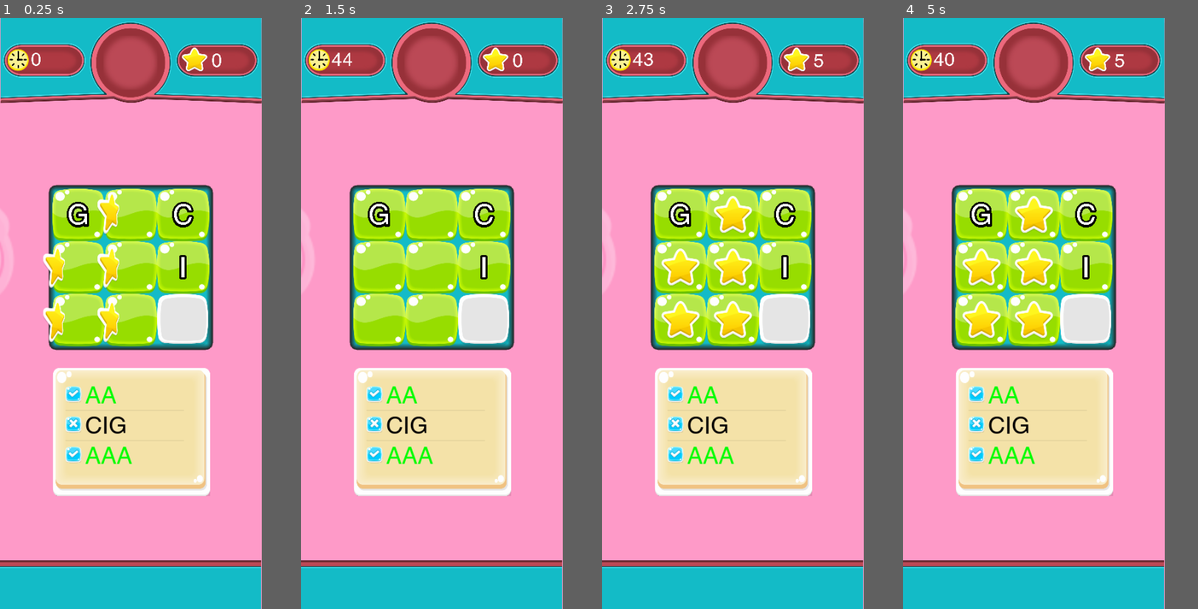
Above: before the commit, frames 1-4 (left to right).
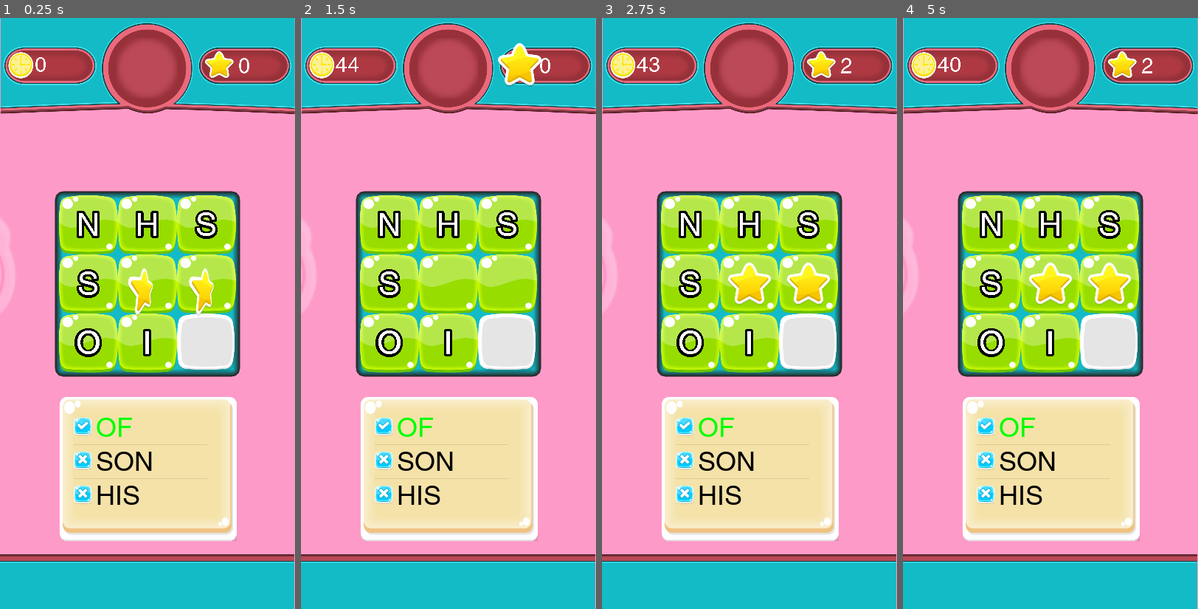
Above: after the commit, the same moments.

Repository: ahmetilgin/WordFinding
Game: Godot game, scene res://game.tscn
Two runs of this game, one before a commit and one after it. Both use one fixed random seed, a clock stepped at 60 frames per second and the inputs below. This scene is started directly instead of the project's main scene.
Inputs:
- Up to frame 1 (0.25 s): no input
- Up to frame 2 (1.5 s): no input
- Up to frame 3 (2.75 s): no input
- Up to frame 4 (5 s): tap Enter at 3.5 s; tap Space at 4.25 s
In our replay, the window is 355x800 before the commit and 400x800 after it. These sizes can differ from the game's own. Grey fills any space a smaller window leaves; there, only what the larger window draws over its background counts as a difference.

The runs differ from the first frame. In frame 1, 43% of the frame differs, in the area x 0-100%, y 0-100%; in frame 2, 43%; in frame 3, 43%; in frame 4, 43%.

Commit message:
düzenleme

Diff:
--- a/LevelFinish.gd
+++ b/LevelFinish.gd
@@ -12,10 +12,10 @@
 	var popup_size = $LevelFinish/TextureRect.get_texture().get_size()
 
 	var popup_oran = OS.window_size / popup_size
-
+	$ColorRect/ColorRect.rect_size = OS.window_size
 	$ColorRect.set_global_position(Vector2(0, 0 ))
-	$LevelFinish.rect_scale.x =2 * popup_oran.x / 3
-	$LevelFinish.rect_scale.y =2 * popup_oran.x / 3
+	$LevelFinish.rect_scale.x = 4 * popup_oran.x / 5
+	$LevelFinish.rect_scale.y = 4 * popup_oran.x / 5
 	$LevelFinish.set_global_position(Vector2(OS.window_size.x /2  , OS.window_size.y /2  ))
 	pass # Replace with function body.
 
--- a/LevelFinish.tscn
+++ b/LevelFinish.tscn
@@ -1,6 +1,6 @@
 [gd_scene load_steps=12 format=2]
 
-[ext_resource path="res://assets/freegui/png/level_complete.png" type="Texture" id=1]
+[ext_resource path="res://assets/freegui/png/level_complete2.png" type="Texture" id=1]
 [ext_resource path="res://assets/buttons/g1657-9.png" type="Texture" id=2]
 [ext_resource path="res://assets/Helvetica.ttf" type="DynamicFontData" id=3]
 [ext_resource path="res://LevelFinish.gd" type="Script" id=4]
@@ -26,15 +26,12 @@
 visible = false
 margin_left = -882.498
 margin_top = -538.673
-margin_right = -832.498
-margin_bottom = -488.673
-rect_scale = Vector2( 50, 50 )
+margin_right = -882.498
+margin_bottom = -538.673
 rect_pivot_offset = Vector2( -0.0145483, -0.0359873 )
 mouse_filter = 2
 
 [node name="ColorRect" type="ColorRect" parent="ColorRect"]
-margin_right = 40.0
-margin_bottom = 40.0
 mouse_filter = 2
 color = Color( 0.121569, 0.117647, 0.117647, 0.603922 )
 __meta__ = {
@@ -42,10 +39,8 @@
 }
 
 [node name="LevelFinish" type="Popup" parent="."]
-anchor_right = 0.5
-anchor_bottom = 0.286
-margin_right = -237.0
-margin_bottom = -224.224
+grow_horizontal = 2
+grow_vertical = 2
 popup_exclusive = true
 __meta__ = {
 "_edit_use_anchors_": false
@@ -56,7 +51,7 @@
 margin_top = -227.876
 margin_right = 540.66
 margin_bottom = 676.123
-rect_scale = Vector2( 0.492379, 0.504383 )
+rect_scale = Vector2( 0.5, 0.5 )
 texture = ExtResource( 1 )
 stretch_mode = 1
 __meta__ = {
@@ -64,16 +59,16 @@
 }
 
 [node name="LevelSelect" type="TouchScreenButton" parent="LevelFinish"]
-position = Vector2( -125.076, 148.519 )
+position = Vector2( -138.546, 147.397 )
 scale = Vector2( 0.4, 0.4 )
 normal = ExtResource( 10 )
 pressed = ExtResource( 6 )
 
 [node name="TotalStar" type="RichTextLabel" parent="LevelFinish"]
-margin_left = 41.4942
-margin_top = -74.5287
-margin_right = 241.494
-margin_bottom = 75.4713
+margin_left = 47.5445
+margin_top = -96.7419
+margin_right = 247.544
+margin_bottom = 53.2581
 rect_clip_content = false
 custom_fonts/normal_font = SubResource( 1 )
 text = "0"
@@ -82,7 +77,7 @@
 }
 
 [node name="MainMenu" type="TouchScreenButton" parent="LevelFinish"]
-position = Vector2( 64.0662, 148.083 )
+position = Vector2( 50.5967, 146.961 )
 scale = Vector2( 0.4, 0.4 )
 normal = ExtResource( 2 )
 pressed = ExtResource( 9 )
@@ -91,7 +86,7 @@
 }
 
 [node name="Restart" type="TouchScreenButton" parent="LevelFinish"]
-position = Vector2( -29.7128, 148.083 )
+position = Vector2( -43.1823, 146.961 )
 scale = Vector2( 0.4, 0.4 )
 normal = ExtResource( 8 )
 pressed = ExtResource( 7 )
--- a/MainMenu.gd
+++ b/MainMenu.gd
@@ -8,10 +8,17 @@
 
 # Called when the node enters the scene tree for the first time.
 func _ready():
-	var bg_size = $Background.get_texture().get_size()
-	var bg_oran = OS.window_size / bg_size
-	$Background.rect_size.x = bg_oran.x
-	$Background.rect_size.y = bg_oran.y
+	var topgui_size = $topgui.get_texture().get_size()
+	var bottomgui_size = $bottomgui.get_texture().get_size()
+	var topgui_oran = OS.window_size / topgui_size
+	var bottomgui_oran = OS.window_size / bottomgui_size
+	$BG.rect_size = OS.window_size
+	$topgui.rect_scale.x = topgui_oran.x
+	$topgui.rect_scale.y = topgui_oran.x
+	$bottomgui.rect_scale.x = bottomgui_oran.x
+	$bottomgui.rect_scale.y = bottomgui_oran.x
+	$bottomgui.set_global_position(Vector2(0,OS.window_size.y - (bottomgui_size.y * bottomgui_oran.x)))
+	$topgui.set_global_position(Vector2(0,0))
 	pass # Replace with function body.
 
 
--- a/MainMenu.tscn
+++ b/MainMenu.tscn
@@ -1,24 +1,16 @@
-[gd_scene load_steps=5 format=2]
+[gd_scene load_steps=4 format=2]
 
-[ext_resource path="res://assets/freegui/png/Window.png" type="Texture" id=1]
 [ext_resource path="res://LevelSelect.tscn" type="PackedScene" id=2]
 [ext_resource path="res://MainMenu.gd" type="Script" id=3]
-
-[sub_resource type="AtlasTexture" id=1]
-flags = 4
-atlas = ExtResource( 1 )
-region = Rect2( 1727.99, 1153.6, 363.5, 603.17 )
+[ext_resource path="res://assets/bottomgui.png" type="Texture" id=4]
 
 [node name="MainMenu" type="Node2D"]
 script = ExtResource( 3 )
 
-[node name="Background" type="TextureRect" parent="."]
-margin_left = -476.245
-margin_top = -546.087
-margin_right = -113.245
-margin_bottom = 56.9132
-rect_scale = Vector2( 5.63371, 3.91289 )
-texture = SubResource( 1 )
+[node name="BG" type="ColorRect" parent="."]
+margin_right = 500.0
+margin_bottom = 500.0
+color = Color( 0.976471, 0.921569, 0.74902, 1 )
 __meta__ = {
 "_edit_use_anchors_": false
 }
@@ -28,3 +20,23 @@
 [node name="Camera2D" type="Camera2D" parent="."]
 anchor_mode = 0
 current = true
+
+[node name="topgui" type="TextureRect" parent="."]
+margin_left = -77.8657
+margin_top = 688.909
+margin_right = 1295.13
+margin_bottom = 943.909
+texture = ExtResource( 4 )
+__meta__ = {
+"_edit_use_anchors_": false
+}
+
+[node name="bottomgui" type="TextureRect" parent="."]
+margin_left = -107.681
+margin_top = -272.307
+margin_right = 1265.32
+margin_bottom = -17.307
+texture = ExtResource( 4 )
+__meta__ = {
+"_edit_use_anchors_": false
+}
--- a/block_kinematic.gd
+++ b/block_kinematic.gd
@@ -2,9 +2,10 @@
 signal increase_score
 var move_star = Tween.new()
 var scale_star = Tween.new()
+
 # Declare member variables here. Examples:
 # var a = 2
-# var b = "text"
+# var b = "text""get_parent().get_node("ScoreTexture/StarLastPos").get_global_position()"
 
 # Called when the node enters the scene tree for the first time.
 func _ready():
@@ -13,6 +14,7 @@
 	move_star.connect("tween_completed",self,"star_pos_edit")
 	scale_star.connect("tween_started",self,"on_tween_started")
 	pass # Replace with function body.
+
 func on_correct_word():
 	if $block_button/CorrectSprite.visible:
 		$block_button/CorrectSprite.play("correct")
--- a/game.gd
+++ b/game.gd
@@ -35,7 +35,6 @@
 	sum_word_list.clear()
 	block_list.clear()
 	word_sum_list.clear()
-	get_window_size()
 	current_cell_size = Globals.cell_size * Globals.divition_ratio
 	for x in range(0,Globals.map_size):
 		for y in range(0,Globals.map_size):
@@ -82,15 +81,16 @@
 	pass
 
 func _ready():
-	Globals.game_finish = false
-	reset_words()
+	get_window_size()
 	var score_texture_size = $ScoreTexture.get_texture().get_size()
 	var score_texture_orani = OS.window_size / score_texture_size
-	$Panel.set_global_position(Vector2(current_cell_size, current_cell_size) - border_width)
-	$Panel.set_size(border_width * 2 + Vector2(current_cell_size,current_cell_size) * Globals.map_size)
 	$ScoreTexture.set_global_position($Camera2D.get_global_position())
 	$ScoreTexture.scale.x =  score_texture_orani.x
 	$ScoreTexture.scale.y =  score_texture_orani.x
+	Globals.game_finish = false
+	reset_words()
+	$Panel.set_global_position(Vector2(current_cell_size, current_cell_size) - border_width)
+	$Panel.set_size(border_width * 2 + Vector2(current_cell_size,current_cell_size) * Globals.map_size)
 	var button_texture_size = $ButtonTexture.get_texture().get_size()
 	var button_texture_orani = OS.window_size / score_texture_size
 	$ButtonTexture.set_global_position(Vector2(0,$Camera2D.get_global_position().y + OS.window_size.y - (button_texture_size.y * button_texture_orani.x)))
--- a/globals.gd
+++ b/globals.gd
@@ -13,13 +13,8 @@
 	none
 }
 
+
 var words = [
-	"AAA",
-	"CIG",
-	"AA"
-]
-
-var words2 = [
 	"WHAT",
 	"NAME",
 	"BOARD",
--- a/project.godot
+++ b/project.godot
@@ -27,7 +27,7 @@
 [display]
 
 window/size/width=400
-window/size/height=900
+window/size/height=800
 window/handheld/orientation="portrait"
 
 [input_devices]
Not shown: 5 places in Block.tscn that only renumber resources
Binary file added: assets/freegui/png/level_complete2.png
Not shown, changed: assets/freegui/svg/Window.svg
Binary file added: assets/mainscreetopgui.png
Binary file changed: assets/time.png
Binary file changed: assets/topgui.png
